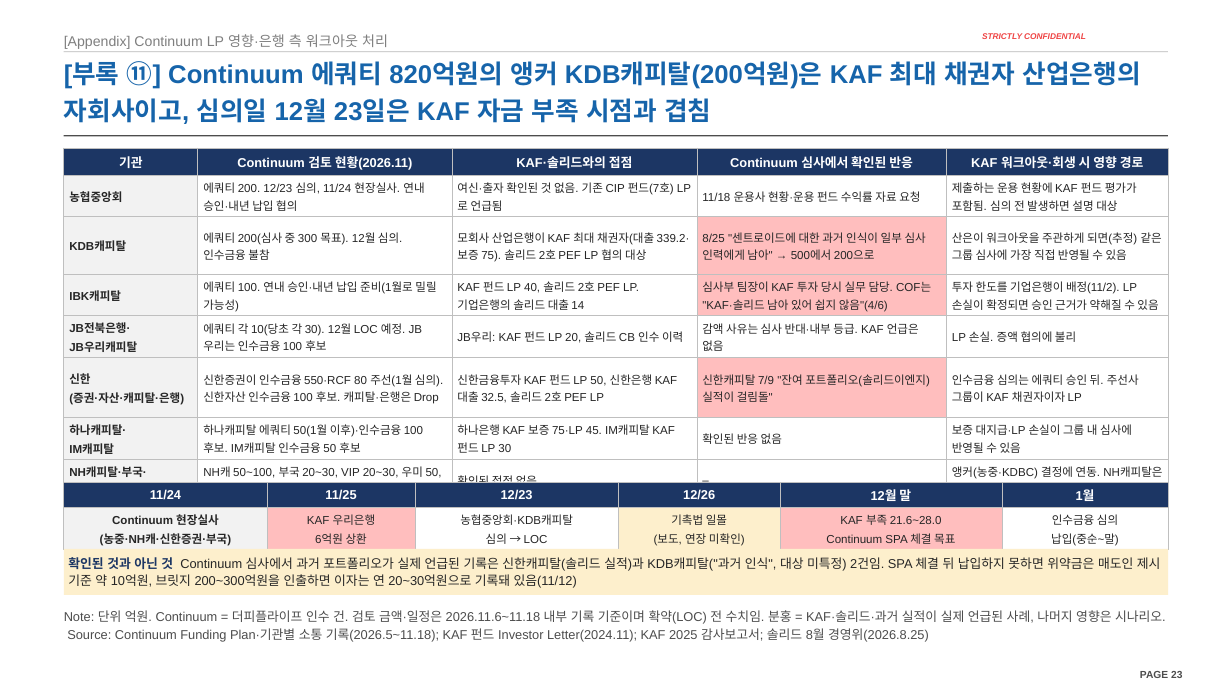
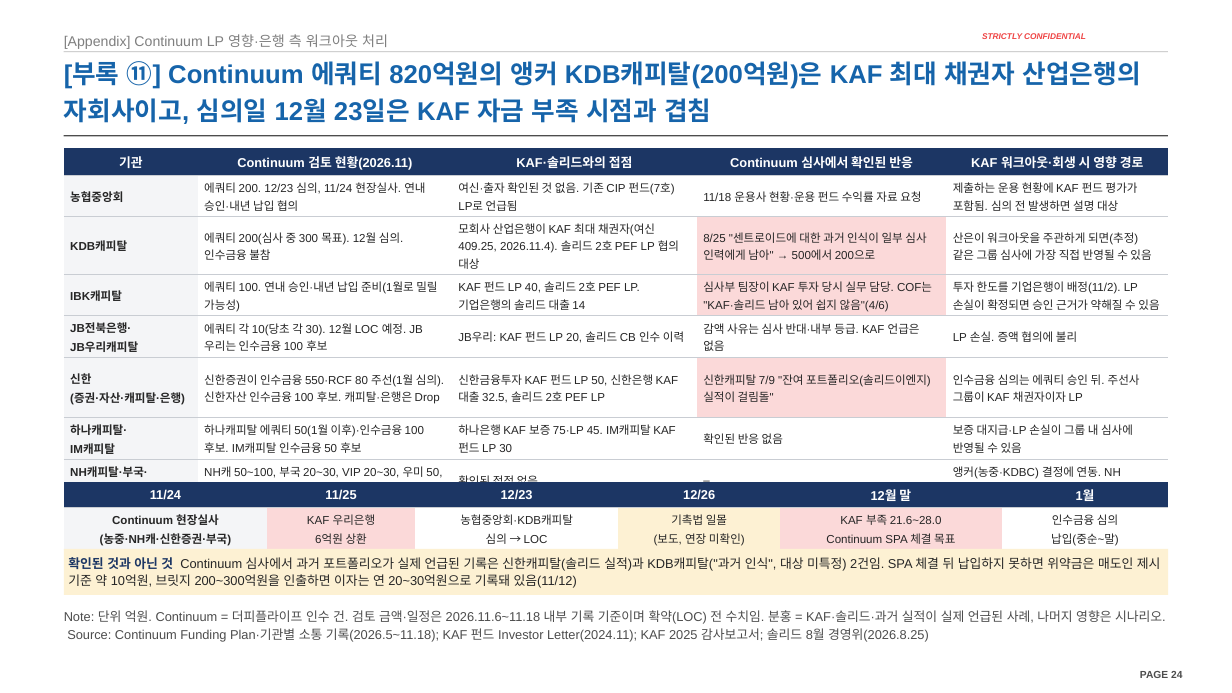
Before and after one commit to jogyesung/GS-Secretary, a slide deck: slide 24 of outputs/CIP_KAF_솔리드_자금조달차질_시나리오_20261118.pptx (slide 23 before the commit). Drawn at 1232x693 pixels with LibreOffice and Linux fonts; fonts in the diff are those of the drawing; background and template pictures are left out. Boxes give left, top, right and bottom in pixels: in the first picture for what was removed or moved away, otherwise in the second. Text is boxed around its words. In the diff, an @@ line names an element or a change of style, - is before the commit and + after.

```diff
--- a/outputs/CIP_KAF_솔리드_자금조달차질_시나리오_20261118.pptx
+++ b/outputs/CIP_KAF_솔리드_자금조달차질_시나리오_20261118.pptx
@@ table at [64, 148, 1168, 550] @@
-row 3, column 3: 모회사 산업은행이 KAF 최대 채권자(대출 339.2·보증 75). 솔리드 2호 PEF LP 협의 대상
+row 3, column 3: 모회사 산업은행이 KAF 최대 채권자(여신 409.25, 2026.11.4). 솔리드 2호 PEF LP 협의 대상
@@ fill #F2F2F2 to #F4F5F7 in 7 cells @@
@@ fill #FFBEBE to #FBD9D9 in 3 cells @@
@@ borders changed @@
@@ table at [64, 482, 1168, 550] @@
@@ fill #F2F2F2 to #F4F5F7 in row 2, column 1 @@
@@ fill #FFBEBE to #FBD9D9 in 2 cells @@
@@ fill #FDEFCC to #FDF1D3 in row 2, column 4 @@
@@ borders changed @@
@@ rectangle "확인된 것과 아닌 것 Continuum ..." at [64, 549, 1168, 595]: fill #FDEFCC to #FDF1D3 @@
@@ page number at [1140, 671, 1182, 678]: text changed @@
-PAGE 23
+PAGE 24
```
Also in this commit, not shown: 23 other slides changed, 1 slide added, 3 other files.
